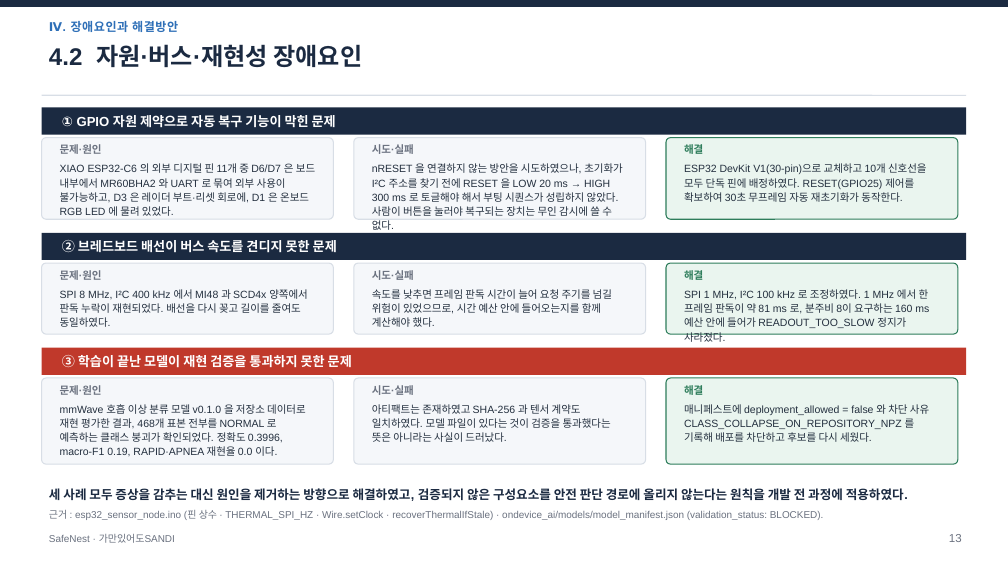
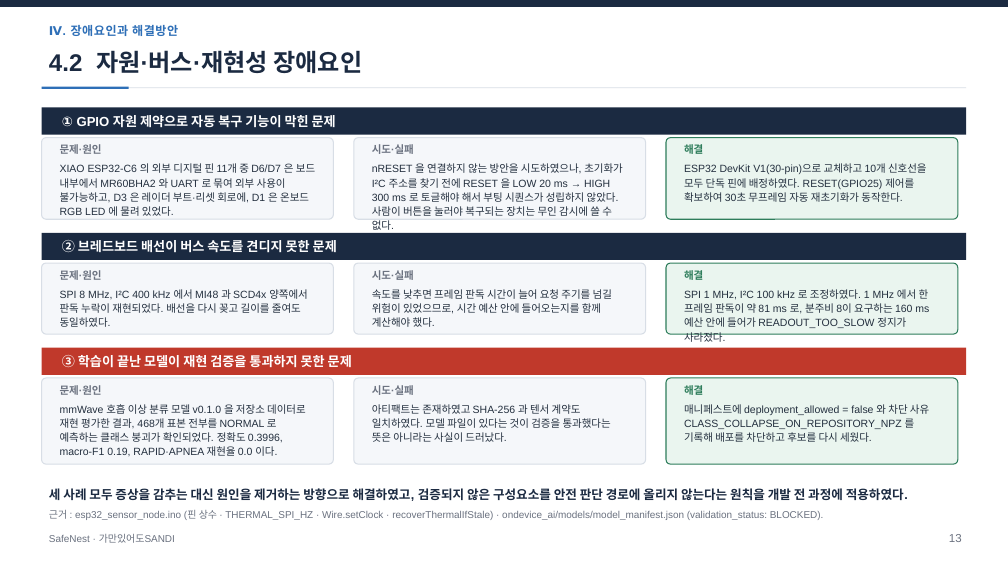
Before and after one commit to jinsu1011/safenest-embedded-competition, a slide deck: slide 14 of final-report/2026ESWContest_자유공모_가만있어도SANDI_개발완료보고서.pptx. Drawn at 1008x567 pixels with LibreOffice and Linux fonts; fonts in the diff are those of the drawing. Boxes give left, top, right and bottom in pixels: in the first picture for what was removed or moved away, otherwise in the second. Text is boxed around its words. In the diff, an @@ line names an element or a change of style, - is before the commit and + after.

```diff
--- a/final-report/2026ESWContest_자유공모_가만있어도SANDI_개발완료보고서.pptx
+++ b/final-report/2026ESWContest_자유공모_가만있어도SANDI_개발완료보고서.pptx
@@ text "Ⅳ. 장애요인과 해결방안": place and size @@
-text "Ⅳ. 장애요인과 해결방안" at <box>49,21,178,32</box>
+text "Ⅳ. 장애요인과 해결방안" at <box>49,25,178,36</box>
@@ text "4.2 자원·버스·재현성 장애요인": place and size @@
-text "4.2 자원·버스·재현성 장애요인" at <box>49,44,362,67</box>
+text "4.2 자원·버스·재현성 장애요인" at <box>49,50,362,73</box>
@@ line moved from (42, 95) - (966, 95) to (42, 88) - (966, 88) @@
@@ line (42, 88) - (966, 88): stroke #D8DEE6 1 pt to #D8DEE6 0.75 pt @@
@@ line added from (42, 88) to (129, 88), #2E6FB7 2.25 pt @@
```
Also in this commit, not shown: 20 other slides changed, 24 other files.
